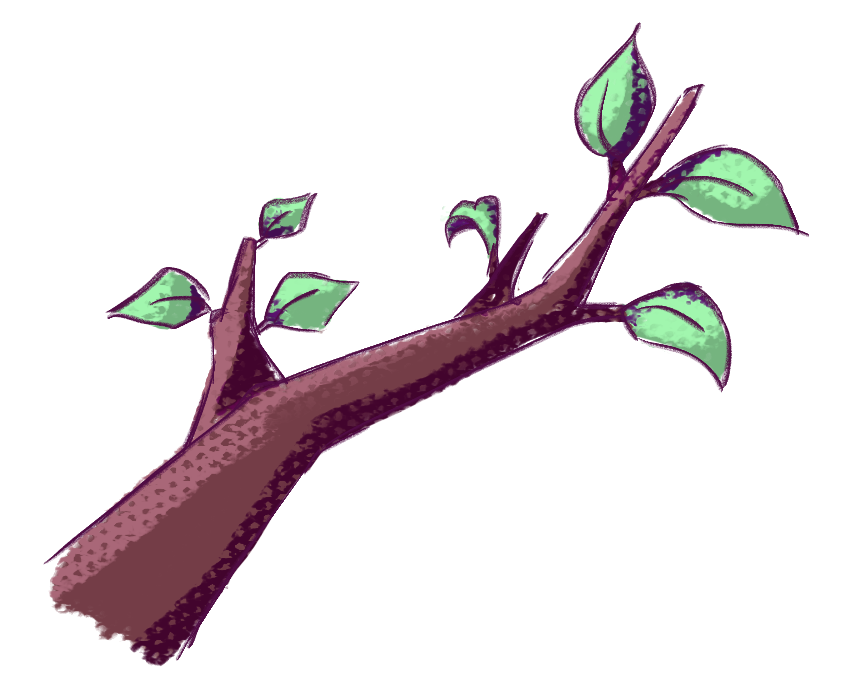
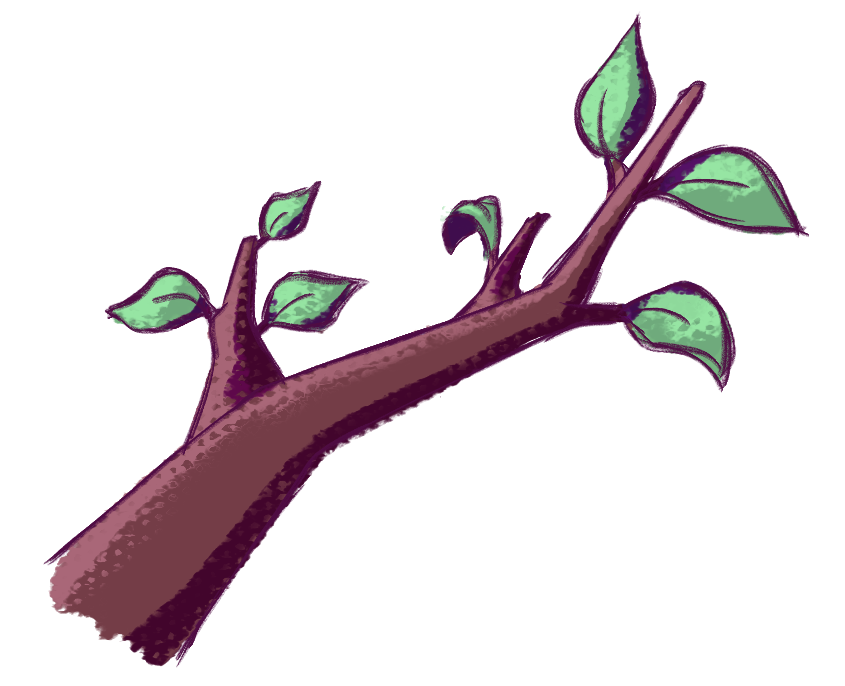
Two versions of the same layered image (w=845, h=686). Layer-by-layer changes:
showed "3" over left=48, top=13, right=800, bottom=668
showed "1" over left=47, top=11, right=808, bottom=667
